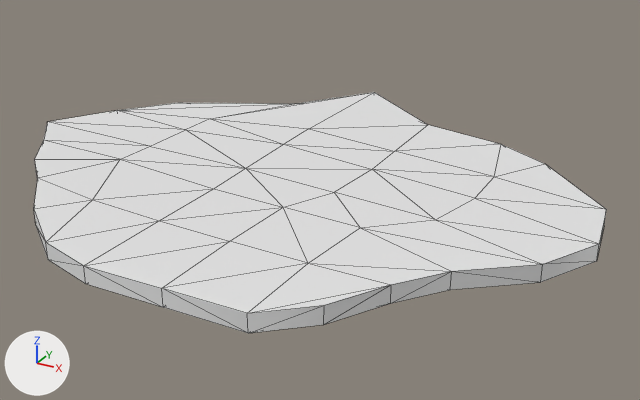
The FBX model Assets/Content/Models/Planet/Continents/Continent07.FBX: old version first, new version second.
One viewpoint serves both versions: a 50 mm lens placed at (28.1, -38.3, 20.9), pointed at (4.0, 5.4, -0.9). Lighting does not change. The marker at lower left points along +X, +Y and +Z. Mesh edges are drawn as thin lines. Where no turn or scale is listed for an object, it has been applied to the vertices.

The first picture shows 'Continent07'.
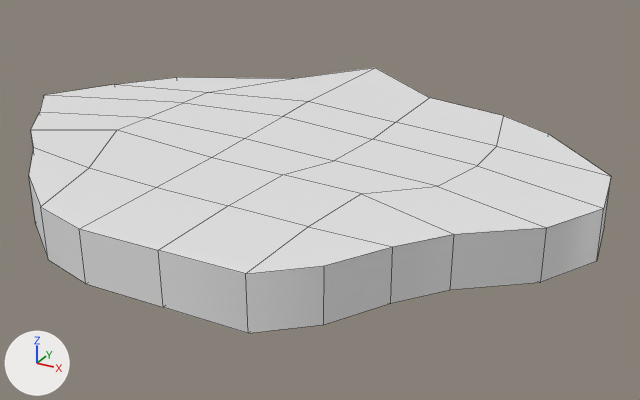
The newer file is also turned or shifted as a whole; pictures and numbers use the older file's frame.

The change, as a diff of the scene's bpy script:
```diff
--- a/Assets/Content/Models/Planet/Continents/Continent07.FBX.py
+++ b/Assets/Content/Models/Planet/Continents/Continent07.FBX.py
@@ me_mesh @@
 # used by ob_continent07; location = (0.0, 0.0, 0.0)
-me_mesh.from_pydata(...)  # 84 vertices, 164 faces; spans x -17.1..21.1, y -10.8..21.8, z 0.0..1.0
+me_mesh.from_pydata(...)  # 84 vertices, 82 faces; spans x -17.1..21.1, y -10.8..21.8, z 0.0..2.9
+# me_mesh part 1
+# 9 vertices are removed from x -14.6..15.6, y -10.8..15.2, z 1.0
+# 164 faces are deleted
+# 33 vertices in x -17.1..21.1, y -10.7..21.8, z 1.0 move by (0.0, 0.0, 1.9)
+# 9 vertices are added at x -14.6..15.6, y -10.8..15.2, z 2.9
+# 82 new faces join them
```

Boxes (x1, y1, x2, y2) around the edits, measured in the pictures (640 x 400 px):
'Continent07', reshaped (10% taller)
    before: (34, 92, 606, 333)
    after: (29, 68, 611, 333)
